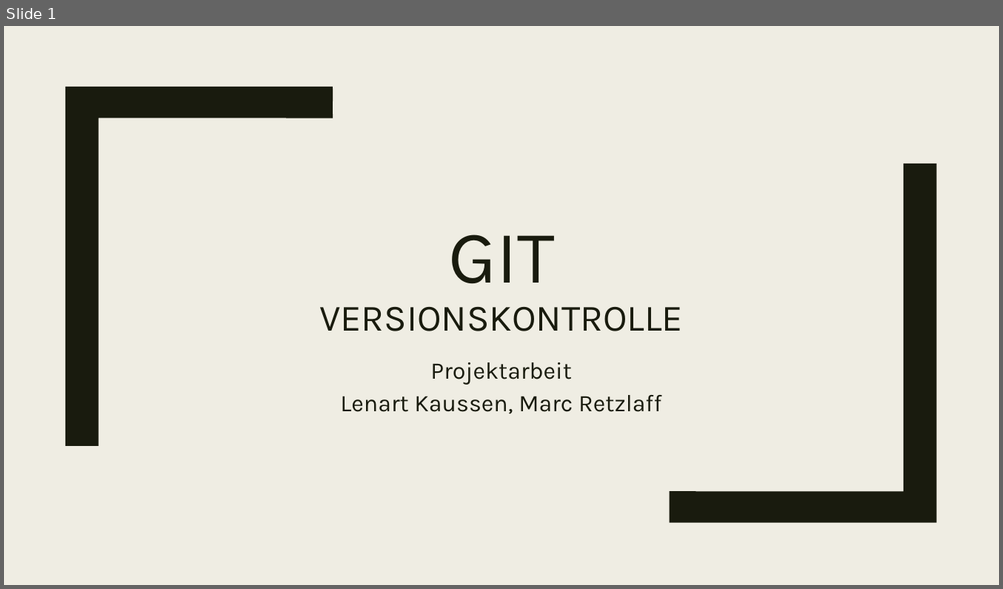
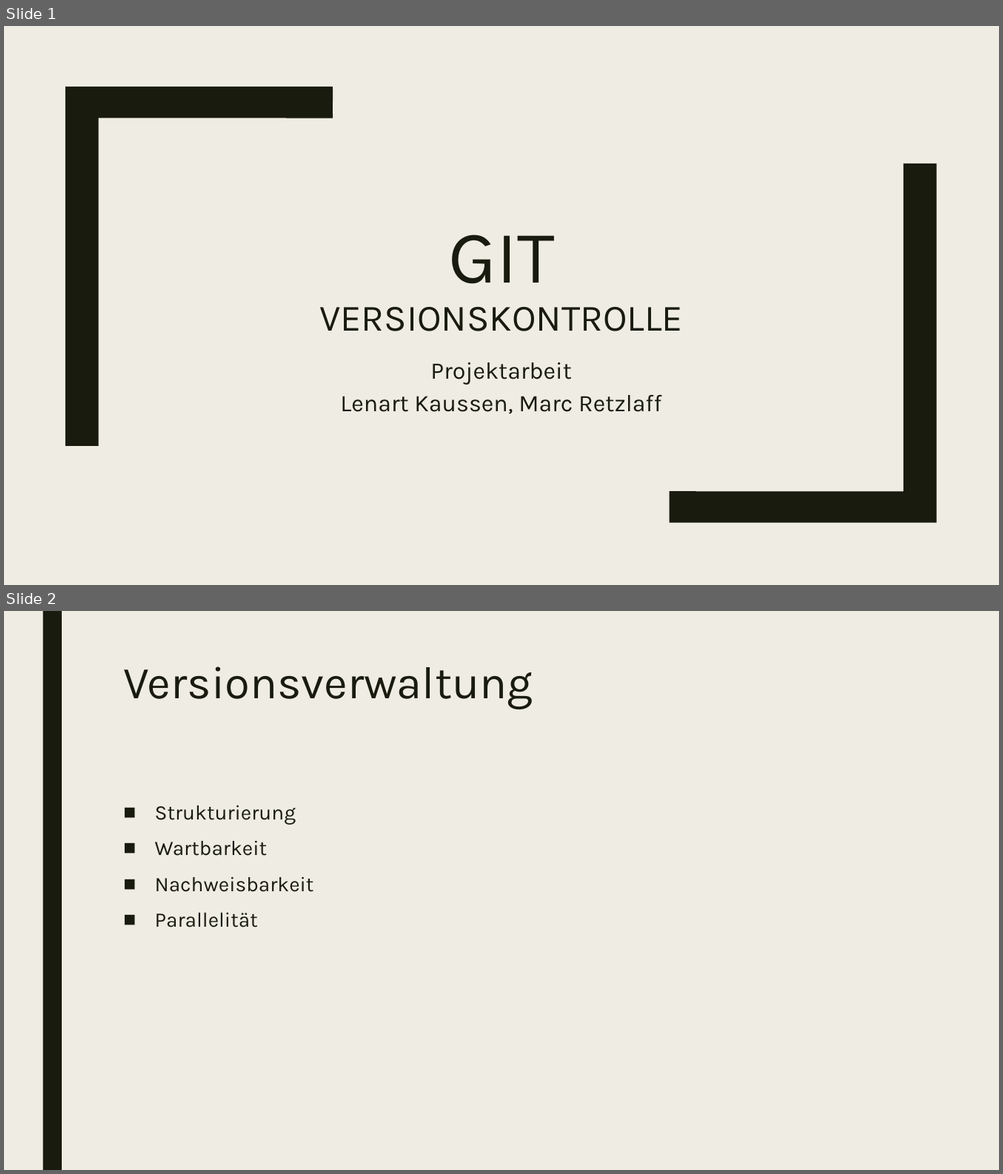
Before and after one commit to marcretzlaff/projektarbeit, a slide deck: GIT.pptx. Shown one above the other, each under a label of ours: slide 1 before the commit, slides 1 and 2 after it. The pictures are 1003x589 and 1003x1174 pixels, drawn with LibreOffice and Linux fonts; fonts in the diff are those of the drawing. Boxes give left, top, right and bottom in pixels: in the first picture for what was removed or moved away, otherwise in the second. Text is boxed around its words. In the diff, an @@ line names an element or a change of style, - is before the commit and + after.

```diff
--- a/GIT.pptx
+++ b/GIT.pptx
@@ slide 2 added at (4,611,999,1170), background #EFEDE3 @@
@@ rectangle added at (42,611,62,1170), fill #191B0E @@
@@ title added at (123,667,532,709), 44 pt, text #191B0E @@
+Versionsverwaltung
@@ text added at (155,805,314,928), 20 pt, text #191B0E @@
+■ Strukturierung
+■ Wartbarkeit
+■ Nachweisbarkeit
+■ Parallelität
```
Also in this commit, not shown: 6 slides changed, 8 other slides added, 8 slides removed.
